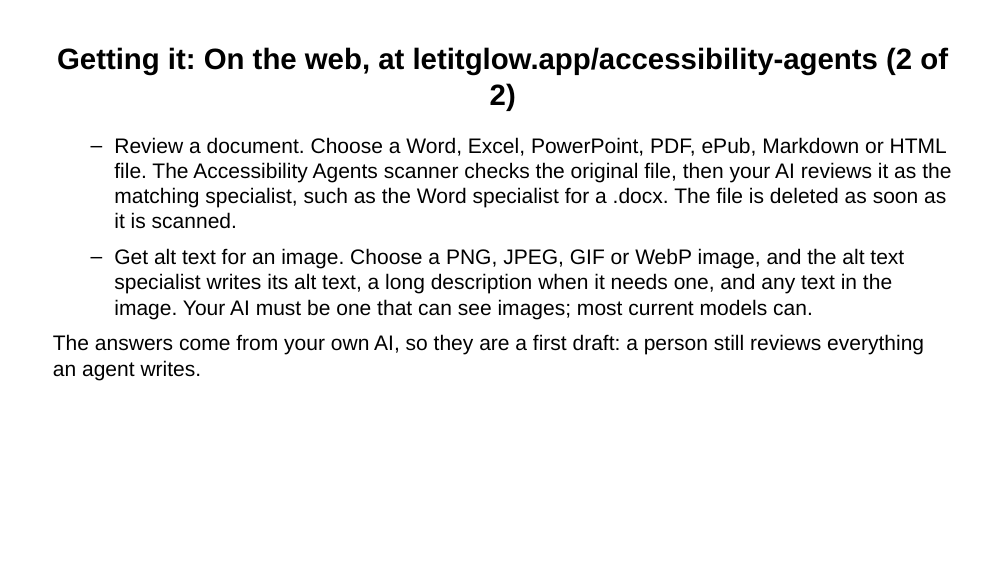
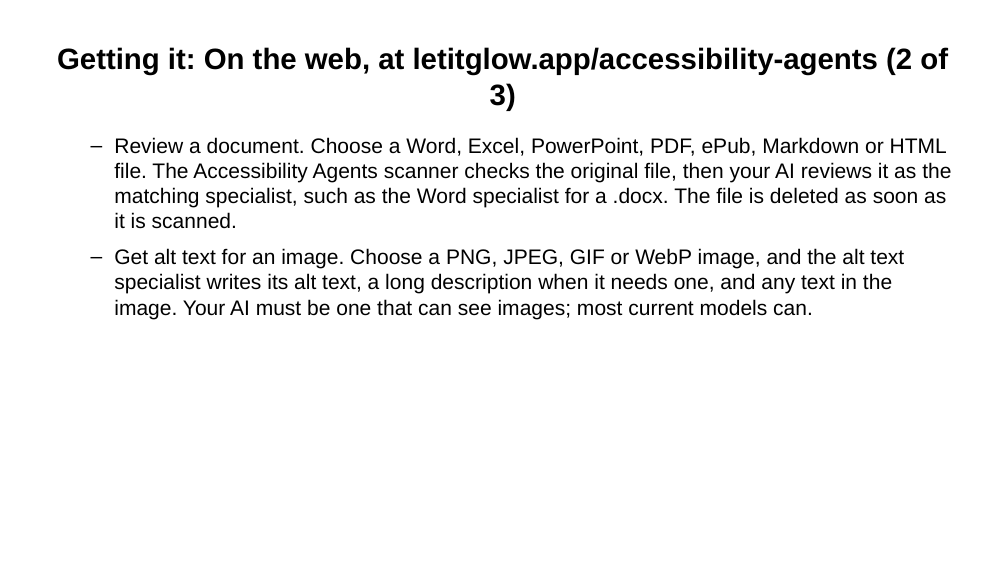
Before and after one commit to Community-Access/glow, a slide deck: slide 17 of docs/ahg-2026/kit/accessibility-agents.pptx. Drawn at 1008x567 pixels with LibreOffice and Linux fonts; fonts in the diff are those of the drawing. Boxes give left, top, right and bottom in pixels: in the first picture for what was removed or moved away, otherwise in the second. Text is boxed around its words. In the diff, an @@ line names an element or a change of style, - is before the commit and + after.

```diff
--- a/docs/ahg-2026/kit/accessibility-agents.pptx
+++ b/docs/ahg-2026/kit/accessibility-agents.pptx
@@ title at bbox=[57, 47, 948, 110]: text changed @@
-Getting it: On the web, at letitglow.app/accessibility-agents (2 of 2)
+Getting it: On the web, at letitglow.app/accessibility-agents (2 of 3)
@@ text at bbox=[53, 334, 924, 380]: paragraph removed @@
-The answers come from your own AI, so they are a first draft: a person still reviews everything an agent writes.
```
Also in this commit, not shown: 5 other slides changed, 1 slide added, 4 other files.
